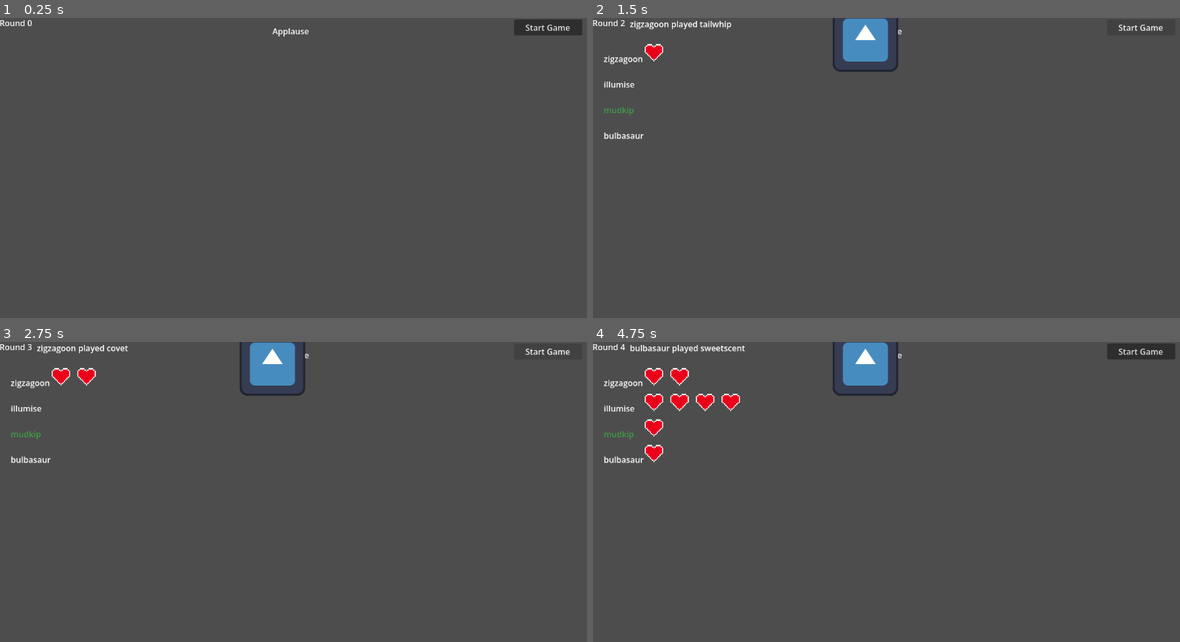
Above: before the commit, frames 1-4 (two rows, left to right).
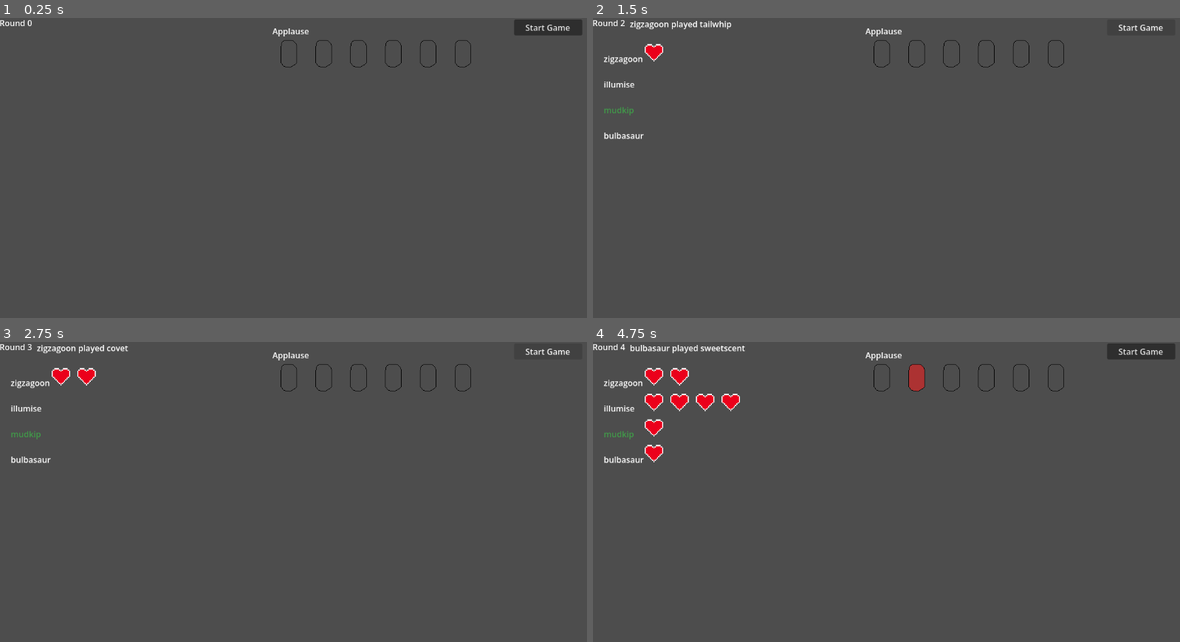
Above: after the commit, the same moments.

Repository: coreyli1/contests
Game: Godot game, scene res://main.tscn
The game is run twice, just before and just after one commit, with the same random seed, the same clock (stepped at 60 frames per second) and the same inputs. The engine's default icon, where the game draws it, is replaced by a stand-in: a white triangle on a blue panel in a dark square.
Inputs:
- Up to frame 1 (0.25 s): no input
- Up to frame 2 (1.5 s): click "Start Game" at 0.5 s; click "Start Game" at 1.25 s
- Up to frame 3 (2.75 s): click "Start Game" at 2 s
- Up to frame 4 (4.75 s): tap Enter at 2.75 s; click "Water Gun" at 4.25 s

The runs differ from the first frame. In frame 1, 0.2% of the frame differs, in the area x 47-81%, y 7-17%; in frame 2, 1.5%; in frame 3, 1.5%; in frame 4, 1.7%, in the area x 40-81%, y 0-18%.
Error after the commit: Invalid access to property or key of type 'String' on a base object of type 'Dictionary'. (res://main.gd:111)

Commit message:
finished voltage implementation

Diff:
--- a/data/pokemon/pokemon.gd
+++ b/data/pokemon/pokemon.gd
@@ -61,6 +61,7 @@
 	total_appeal += current_appeal
 	await generate_hearts(current_appeal)
 	previous_move = m
+
 	Global.end_turn.emit()
 
 func generate_hearts(appeal: int) -> void:
--- a/global.gd
+++ b/global.gd
@@ -3,7 +3,8 @@
 var current_move
 var turn_order : Array[Pokemon]
 var turn: int = 0
-var type_round: int
+var contest_type: int
+
 
 const MOVES = preload("res://data/moves/moves.json")
 var move_data : Dictionary
@@ -18,7 +19,7 @@
 
 	#type_round = randi()%5-1
 	#manually setting the type of contest to be a cute contest
-	type_round = 2
+	contest_type = 2
 
 	#print("Pokemon")
 	#for item in POKEMON.data:
--- a/main.gd
+++ b/main.gd
@@ -63,10 +63,7 @@
 
 	var ai_poke = Global.turn_order[Global.turn]
 	var ai_move = ai_poke.moves[randi()%4]
-	#if the move is the same as the current contest, then add an applause
 
-	#just add applause for testing right now
-	voltage.add_applause()
 
 	var text: String = Global.turn_order[Global.turn].pokemon_name + " played " + ai_move
 	print(text)
@@ -76,6 +73,13 @@
 	#await turn finishing
 	print("wait for ai turn to stop playing")
 	await Global.end_turn
+	#if the move is the same as the current contest, then add an applause
+	if Global.move_data[ai_move].type == Global.contest_type:
+		voltage.add_applause()
+	else:
+		voltage.remove_applause()
+	#just add applause for testing right now
+
 	transition_turn()
 
 func transition_turn() -> void:
@@ -101,8 +105,14 @@
 	moves.move_1.grab_focus()
 	#display move menu
 	#wait for move menu
+
 	await Global.end_turn
 	moves.visible = false
+	if Global.move_data[Global.current_pokemon.previous_move].type == Global.contest_type:
+		voltage.add_applause()
+	else:
+		voltage.remove_applause()
+
 	transition_turn()
 
 
--- a/ui/voltage.gd
+++ b/ui/voltage.gd
@@ -1,9 +1,19 @@
 extends VBoxContainer
 @onready var applause: HBoxContainer = %Applause
-var applause_array: Array[Sprite2D]
+var applause_array: Array[bool] = [false,false,false,false,false,false]
+@onready var _1: TextureRect = %"1"
+@onready var _2: TextureRect = %"2"
+@onready var _3: TextureRect = %"3"
+@onready var _4: TextureRect = %"4"
+@onready var _5: TextureRect = %"5"
+@onready var _6: TextureRect = %"6"
+
+
 
 # Called when the node enters the scene tree for the first time.
 func _ready() -> void:
+
+
 	pass # Replace with function body.
 
 
@@ -12,13 +22,32 @@
 	pass
 
 func add_applause():
-	#add sprite to
-	var to_add = Sprite2D.new()
-	to_add.texture = preload("res://assets/icon.svg")
-	applause.add_child(to_add)
-	applause_array.append(to_add)
-	pass
+	print("adding applause")
+	for i in applause_array.size():
+		print(i)
+		print(applause_array[i])
+		if applause_array[i] == false:
+			match_applause(i+1).texture = preload("uid://baeb14hjxa46h")
+			applause_array[i] = true
+			return
 
+
+func match_applause(i: int):
+	match i:
+		1:
+			return _1
+		2:
+			return _2
+		3:
+			return _3
+		4:
+			return _4
+		5:
+			return _5
+		6:
+			return _6
 func remove_applause():
-	applause.remove_child(applause_array[applause_array.size()-1])
-	applause_array.pop_back()
+	for i in applause_array.size():
+		if applause_array[i] == true:
+			match_applause(i+1).texture = preload("uid://cjaibvsu17ypu")
+			return
--- a/ui/voltage.tscn
+++ b/ui/voltage.tscn
@@ -1,11 +1,15 @@
 [gd_scene format=3 uid="uid://cxiekl1ya3i7r"]
 
 [ext_resource type="Script" uid="uid://ce3qwaum6hcp6" path="res://ui/voltage.gd" id="1_qu6fo"]
+[ext_resource type="Texture2D" uid="uid://cjaibvsu17ypu" path="res://assets/voltage empty.png" id="2_60egc"]
 
 [node name="Voltage" type="VBoxContainer" unique_id=1594203125]
 anchors_preset = 15
 anchor_right = 1.0
 anchor_bottom = 1.0
+offset_left = -281.5
+offset_top = 9.0
+offset_right = -1029.5
 grow_horizontal = 2
 grow_vertical = 2
 script = ExtResource("1_qu6fo")
@@ -17,3 +21,34 @@
 [node name="Applause" type="HBoxContainer" parent="." unique_id=2062857720]
 unique_name_in_owner = true
 layout_mode = 2
+
+[node name="1" type="TextureRect" parent="Applause" unique_id=1289683465]
+unique_name_in_owner = true
+layout_mode = 2
+texture = ExtResource("2_60egc")
+
+[node name="2" type="TextureRect" parent="Applause" unique_id=1438051203]
+unique_name_in_owner = true
+layout_mode = 2
+texture = ExtResource("2_60egc")
+
+[node name="3" type="TextureRect" parent="Applause" unique_id=1489529702]
+unique_name_in_owner = true
+layout_mode = 2
+texture = ExtResource("2_60egc")
+
+[node name="4" type="TextureRect" parent="Applause" unique_id=868220057]
+unique_name_in_owner = true
+layout_mode = 2
+texture = ExtResource("2_60egc")
+
+[node name="5" type="TextureRect" parent="Applause" unique_id=804178240]
+unique_name_in_owner = true
+layout_mode = 2
+texture = ExtResource("2_60egc")
+
+[node name="6" type="TextureRect" parent="Applause" unique_id=963980347]
+unique_name_in_owner = true
+layout_mode = 2
+texture = ExtResource("2_60egc")
+expand_mode = 2
Binary file added: assets/voltage empty.png
Not shown, added: assets/voltage empty.png.import
Binary file added: assets/voltage full.png
Not shown, added: assets/voltage full.png.import
